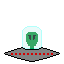
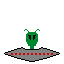
Revision of a layered w=64, h=64 image; what changed, layer by layer:
hid "Layer 3" over [22, 26, 42, 49]
painted on "Layer 1" over [24, 29, 40, 32]
